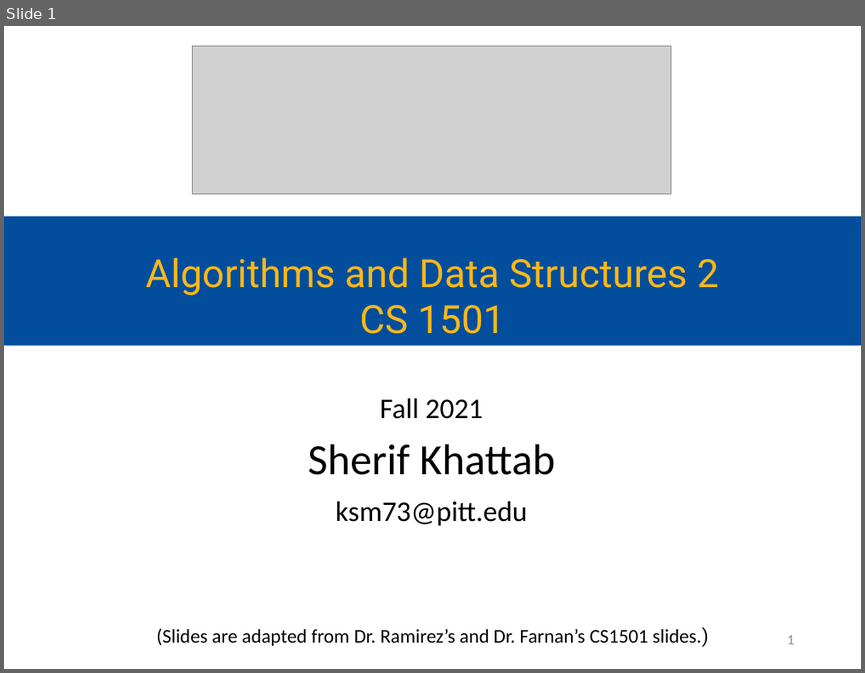
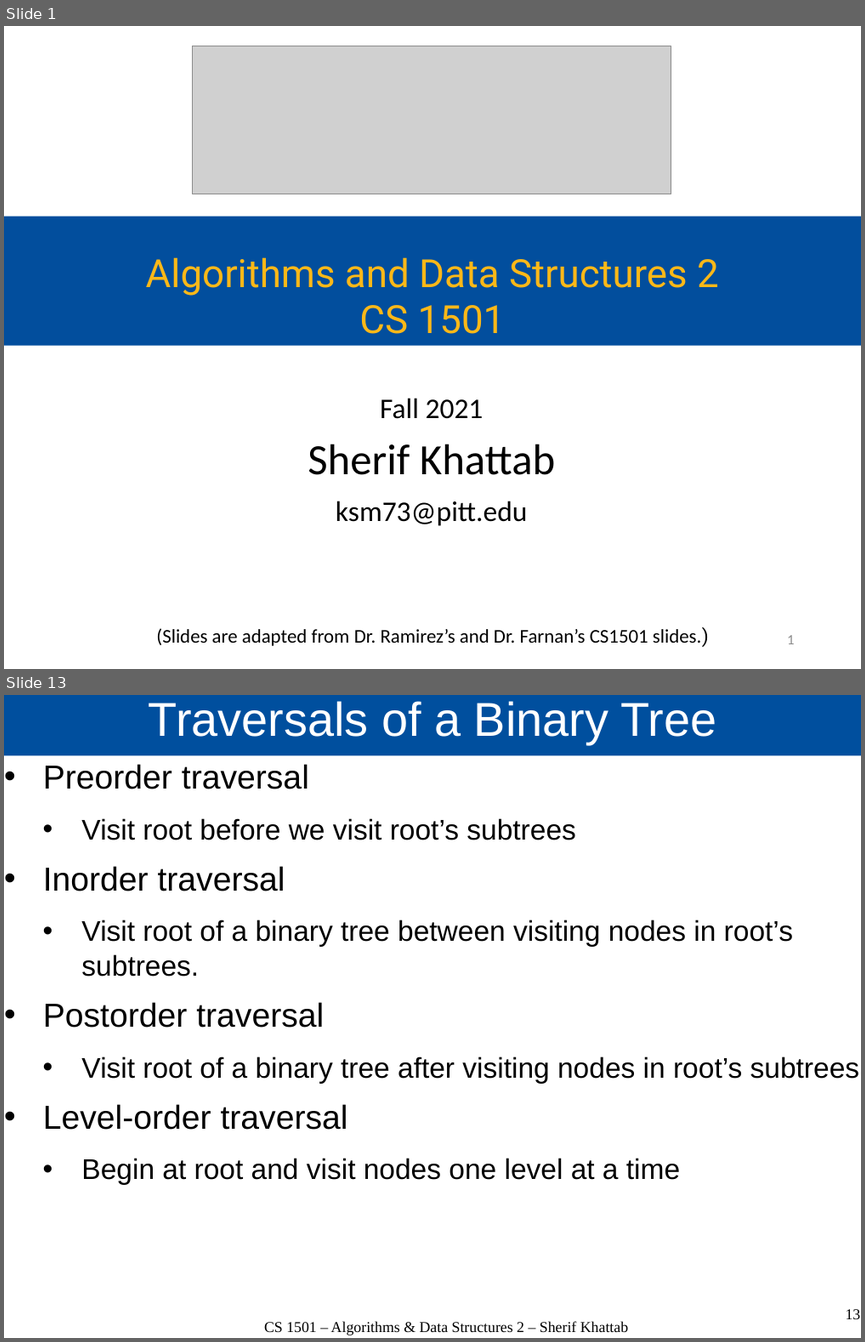
Before and after one commit to cs1501-2224/handouts, a slide deck: DraftSlides/Lecture3.pptx. Shown one above the other, each under a label of ours: slide 1 before the commit, slides 1 and 13 after it; the slides between them are not shown. The pictures are 865x673 and 865x1342 pixels, drawn with LibreOffice and Linux fonts; fonts in the diff are those of the drawing; grey boxes stand for pictures. Boxes give left, top, right and bottom in pixels: in the first picture for what was removed or moved away, otherwise in the second. Text is boxed around its words. In the diff, an @@ line names an element or a change of style, - is before the commit and + after.

```diff
--- a/DraftSlides/Lecture3.pptx
+++ b/DraftSlides/Lecture3.pptx
@@ slide 13 added at box(4, 695, 861, 1338), background #FFFFFF @@
@@ title added at box(4, 695, 861, 756), fill #004F9E, 44 pt, text #FFFFFF @@
+Traversals of a Binary Tree
@@ text added at box(43, 764, 860, 1185), 26.4 pt, text #000000 @@
+• Preorder traversal
+  • Visit root before we visit root’s subtrees
+• Inorder traversal
+  • Visit root of a binary tree between visiting nodes in root’s subtrees.
+• Postorder traversal
+  • Visit root of a binary tree after visiting nodes in root’s subtrees
+• Level-order traversal
+  • Begin at root and visit nodes one level at a time
@@ text added at box(264, 1321, 628, 1335), 14 pt, text #000000 @@
+CS 1501 – Algorithms & Data Structures 2 – Sherif Khattab
@@ page number added at box(846, 1309, 861, 1319), 14 pt, text #000000 @@
+13
```
Also in this commit, not shown: 3 slides changed, 19 other slides added, 2 other files.
